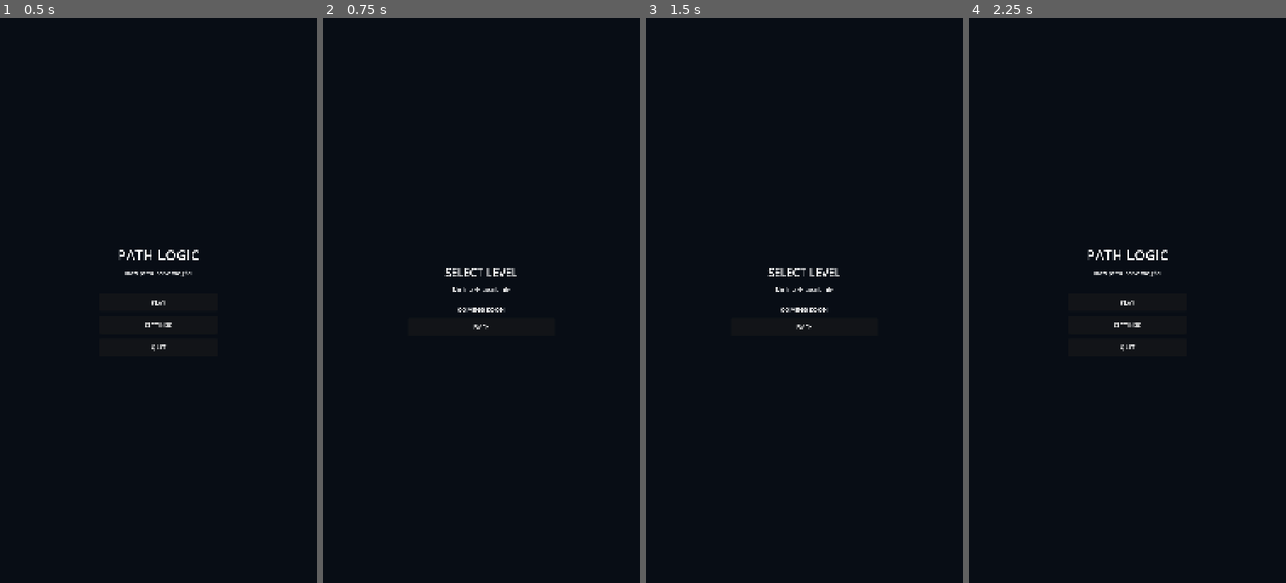
Above: before the commit, frames 1-4 (left to right).
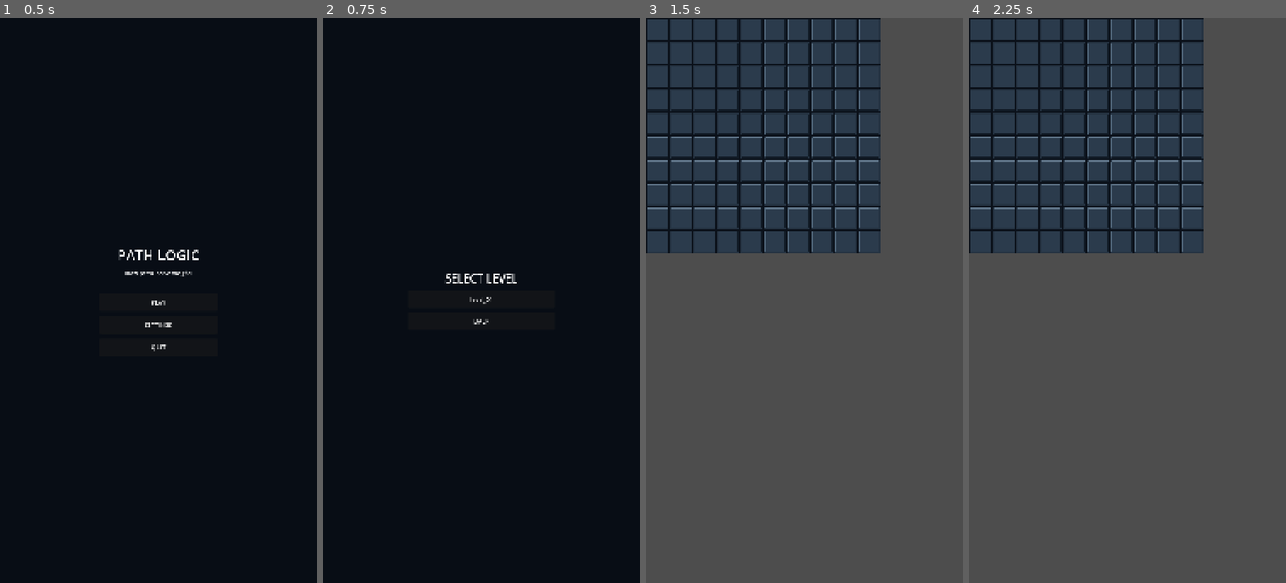
Above: after the commit, the same moments.

Repository: BOLT-3/LogiPath
Game: Godot game, scene res://scenes/main_menu.tscn
Same seed, same stepped clock (60 frames per second), same inputs: the game is played once before the commit and once after it.
Inputs (mouse positions are in pixels of both pictures, inside the frame that each line leads up to):
- Up to frame 1 (0.5 s): no input
- Up to frame 2 (0.75 s): click "PLAY" at 0.5 s
- Up to frame 3 (1.5 s): click (804, 300) at 1.25 s, where only the run after the commit has a clickable "level_01"
- Up to frame 4 (2.25 s): click (1127, 328) at 2 s, where only the run before the commit has a clickable "BACK"

Frame 1 is identical in both runs. In frame 2, 0.6% of the frame differs, in the area x 38-62%, y 44-56%; in frame 3, 94%; in frame 4, 94%, in the area x 0-100%, y 0-100%.

Commit message:
level 1 added (altho not fine tuned its enough for futher work we now have a game which we can call game

Diff:
--- /dev/null
+++ b/levels/level_01.tscn
@@ -0,0 +1,7 @@
+[gd_scene format=3 uid="uid://bom25o1hydeqr"]
+
+[ext_resource type="PackedScene" uid="uid://byovby8y7vpij" path="res://scenes/board.tscn" id="1_ty3hu"]
+
+[node name="Level01" type="Node2D" unique_id=1458363713]
+
+[node name="Board" parent="." unique_id=1982200795 instance=ExtResource("1_ty3hu")]
